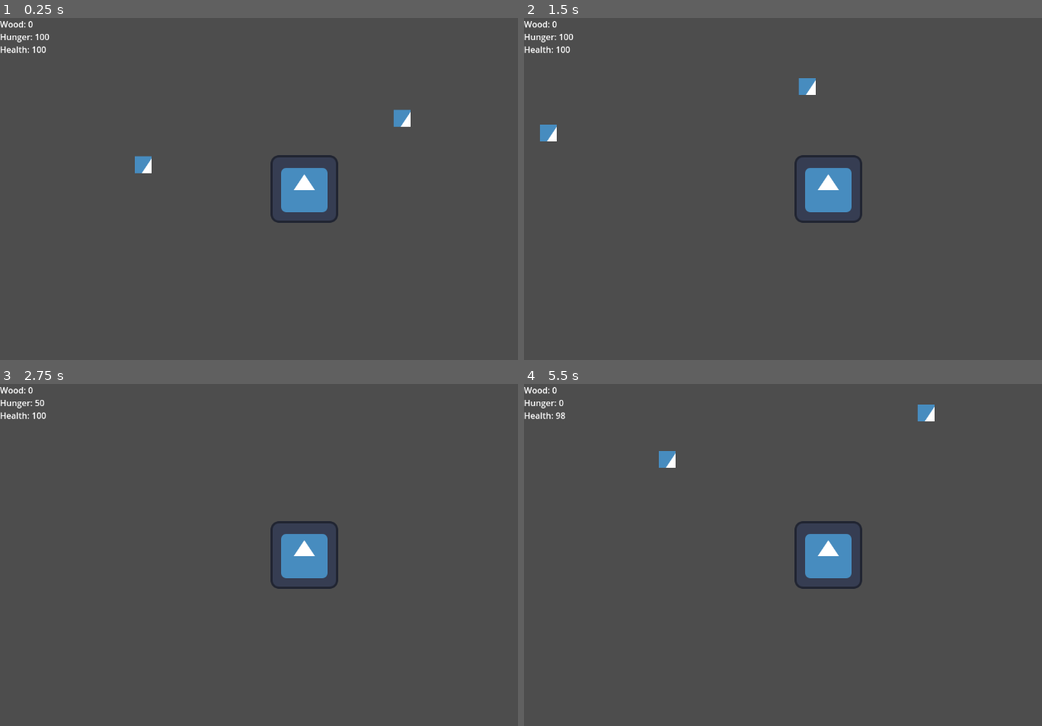
Above: before the commit, frames 1-4 (two rows, left to right).
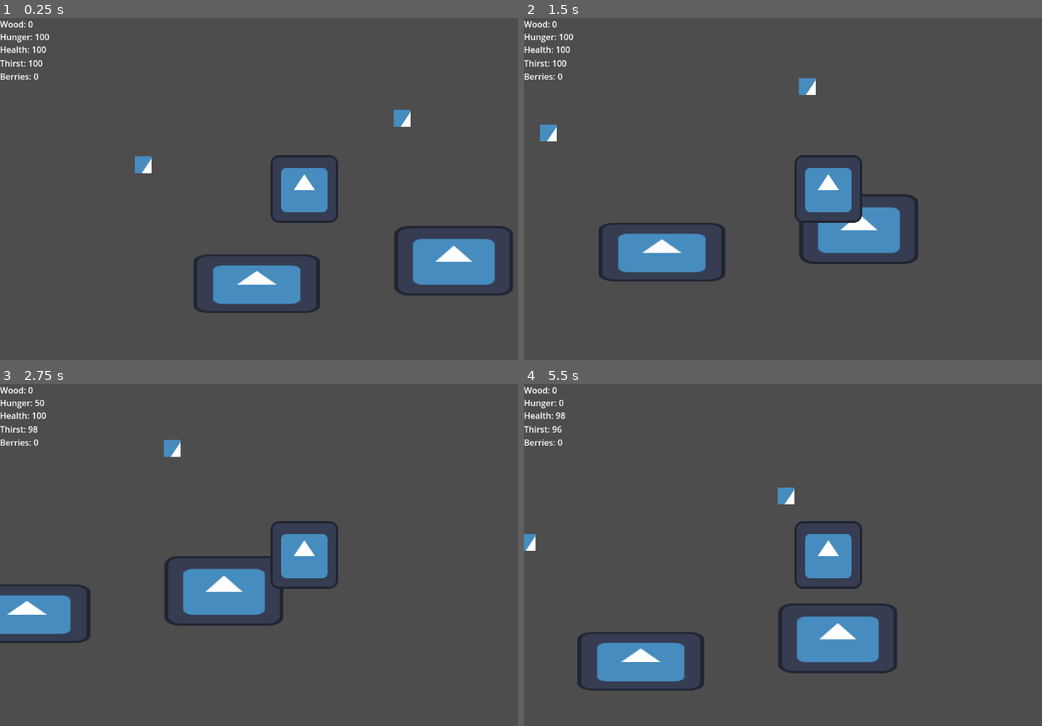
Above: after the commit, the same moments.

Repository: 7riciu/survival-game
Game: Godot game, scene res://scenes/game.tscn
Same seed, same stepped clock (60 frames per second), same inputs: the game is played once before the commit and once after it. The engine's default icon, where the game draws it, is replaced by a stand-in: a white triangle on a blue panel in a dark square.
Inputs (mouse positions are in pixels of both pictures, inside the frame that each line leads up to):
- Up to frame 1 (0.25 s): no input
- Up to frame 2 (1.5 s): tap Enter at 0.5 s; move the mouse to (964, 171) at 0.52 s; hold Right (right) 0.53-1.28 s; tap E (e, bound only after the commit) at 0.6 s; move the mouse to (705, 206) at 1.27 s; hold Down (down) from 1.28 s (still down); click (705, 206) at 1.35 s
- Up to frame 3 (2.75 s): tap E (e, bound only after the commit) at 1.55, 2.1 s; move the mouse to (362, 479) at 2.02 s; release Down (down) at 2.03 s; hold Right (right) from 2.03 s (still down)
- Up to frame 4 (5.5 s): move the mouse to (798, 623) at 2.77 s; release Right (right) at 2.78 s; hold Up (up) 2.78-3.53 s; tap Alt at 2.85 s; tap E (e, bound only after the commit) at 3.05, 3.8, 4.35, 5.3 s; move the mouse to (1010, 606) at 3.52 s; hold Left (left) 3.53-5.03 s; tap Shift at 3.6 s; move the mouse to (648, 503) at 4.27 s; move the mouse to (860, 555) at 5.02 s; hold Down (down) from 5.03 s (still down); click (860, 555) at 5.1 s

The runs differ from the first frame. In frame 1, 5.4% of the frame differs, in the area x 0-99%, y 12-87%; in frame 2, 4.9%; in frame 3, 4.9%; in frame 4, 5.9%, in the area x 0-80%, y 6-90%.

Commit message:
Created a bush with berries that you can collect but it doesnt work TT

Diff:
--- a/project.godot
+++ b/project.godot
@@ -50,6 +50,11 @@
 "events": [Object(InputEventMouseButton,"resource_local_to_scene":false,"resource_name":"","device":-1,"window_id":0,"a …(259 unchanged characters)…
 ]
 }
+e={
+"deadzone": 0.2,
+"events": [Object(InputEventKey,"resource_local_to_scene":false,"resource_name":"","device":-1,"window_id":0,"alt_pressed":false,"shift_pressed":false,"ctrl_pressed":false,"meta_pressed":false,"pressed":false,"keycode":0,"physical_keycode":69,"key_label":0,"unicode":101,"location":0,"echo":false,"script":null)
+]
+}
 
 [rendering]
 
--- /dev/null
+++ b/scenes/bush.tscn
@@ -0,0 +1,45 @@
+[gd_scene load_steps=8 format=3 uid="uid://ckwvuyrgnghru"]
+
+[ext_resource type="Texture2D" uid="uid://cqnp1wptgmldb" path="res://icon.svg" id="1_lad4k"]
+[ext_resource type="Script" uid="uid://cgpbwajtkfffx" path="res://scripts/bush.gd" id="1_tu87o"]
+[ext_resource type="Script" uid="uid://pbjd0lpeq606" path="res://scripts/bush_area.gd" id="2_ehqem"]
+
+[sub_resource type="AtlasTexture" id="AtlasTexture_ehqem"]
+atlas = ExtResource("1_lad4k")
+region = Rect2(0, 0, 128, 128)
+
+[sub_resource type="SpriteFrames" id="SpriteFrames_tu87o"]
+animations = [{
+"frames": [{
+"duration": 1.0,
+"texture": SubResource("AtlasTexture_ehqem")
+}],
+"loop": true,
+"name": &"default",
+"speed": 5.0
+}]
+
+[sub_resource type="RectangleShape2D" id="RectangleShape2D_6ftm5"]
+size = Vector2(224, 69.5)
+
+[sub_resource type="RectangleShape2D" id="RectangleShape2D_jpk7d"]
+size = Vector2(369, 224)
+
+[node name="bush" type="CharacterBody2D" groups=["bush"]]
+script = ExtResource("1_tu87o")
+
+[node name="AnimatedSprite2D" type="AnimatedSprite2D" parent="."]
+position = Vector2(2.2737368e-13, -2.3841858e-07)
+scale = Vector2(1.7578125, 1.03125)
+sprite_frames = SubResource("SpriteFrames_tu87o")
+
+[node name="CollisionShape2D" type="CollisionShape2D" parent="."]
+position = Vector2(0, 31)
+shape = SubResource("RectangleShape2D_6ftm5")
+
+[node name="Area2D" type="Area2D" parent="." groups=["bush_area"]]
+script = ExtResource("2_ehqem")
+
+[node name="CollisionShape2D" type="CollisionShape2D" parent="Area2D"]
+position = Vector2(0, 7)
+shape = SubResource("RectangleShape2D_jpk7d")
--- a/scenes/game.tscn
+++ b/scenes/game.tscn
@@ -1,18 +1,15 @@
-[gd_scene load_steps=4 format=3 uid="uid://b4esk8eblrhvn"]
+[gd_scene load_steps=6 format=3 uid="uid://b4esk8eblrhvn"]
 
 [ext_resource type="PackedScene" uid="uid://q2x0ajymmhdw" path="res://scenes/player.tscn" id="1_uwrxv"]
+[ext_resource type="PackedScene" uid="uid://depikt0b02qx" path="res://scenes/lake.tscn" id="2_lbhrr"]
 [ext_resource type="PackedScene" uid="uid://c6pkfx3ea4e0d" path="res://scenes/tree.tscn" id="2_yqjtg"]
 [ext_resource type="PackedScene" uid="uid://ddckudl6jhlc2" path="res://scenes/ui.tscn" id="3_lnu2h"]
+[ext_resource type="PackedScene" uid="uid://ckwvuyrgnghru" path="res://scenes/bush.tscn" id="5_iywne"]
 
 [node name="game" type="Node2D"]
 
 [node name="TileMap" type="TileMap" parent="."]
 format = 2
-
-[node name="player" parent="." instance=ExtResource("1_uwrxv")]
-position = Vector2(552, 323)
-
-[node name="Camera2D" type="Camera2D" parent="player"]
 
 [node name="tree" parent="." instance=ExtResource("2_yqjtg")]
 position = Vector2(737, 189)
@@ -21,3 +18,14 @@
 
 [node name="tree2" parent="." instance=ExtResource("2_yqjtg")]
 position = Vector2(247, 277)
+
+[node name="lake" parent="." instance=ExtResource("2_lbhrr")]
+position = Vector2(358, 463)
+
+[node name="bush" parent="." instance=ExtResource("5_iywne")]
+position = Vector2(835, 459)
+
+[node name="player" parent="." instance=ExtResource("1_uwrxv")]
+position = Vector2(552, 323)
+
+[node name="Camera2D" type="Camera2D" parent="player"]
--- /dev/null
+++ b/scenes/lake.tscn
@@ -0,0 +1,19 @@
+[gd_scene load_steps=4 format=3 uid="uid://depikt0b02qx"]
+
+[ext_resource type="Texture2D" uid="uid://cqnp1wptgmldb" path="res://icon.svg" id="1_31850"]
+[ext_resource type="Script" uid="uid://b8cpukkv4611e" path="res://scripts/lake.gd" id="1_fkw7t"]
+
+[sub_resource type="RectangleShape2D" id="RectangleShape2D_14mne"]
+size = Vector2(240, 111)
+
+[node name="lake" type="Area2D" groups=["lake_area"]]
+script = ExtResource("1_fkw7t")
+
+[node name="Sprite2D" type="Sprite2D" parent="."]
+position = Vector2(104, 39.5)
+scale = Vector2(1.875, 0.8671875)
+texture = ExtResource("1_31850")
+
+[node name="CollisionShape2D" type="CollisionShape2D" parent="."]
+position = Vector2(104, 39.5)
+shape = SubResource("RectangleShape2D_14mne")
--- a/scenes/ui.tscn
+++ b/scenes/ui.tscn
@@ -1,8 +1,10 @@
-[gd_scene load_steps=4 format=3 uid="uid://ddckudl6jhlc2"]
+[gd_scene load_steps=6 format=3 uid="uid://ddckudl6jhlc2"]
 
 [ext_resource type="Script" uid="uid://dbyc4oejeqqjk" path="res://scripts/wood_ui.gd" id="1_nt7q6"]
 [ext_resource type="Script" uid="uid://gwybqpokg854" path="res://scripts/health_ui.gd" id="2_x4jx1"]
 [ext_resource type="Script" uid="uid://d3degbt5mne77" path="res://scripts/hunger_ui.gd" id="3_yev5y"]
+[ext_resource type="Script" uid="uid://bu4p6m0k68h5m" path="res://scripts/thirst_ui.gd" id="4_gdt2y"]
+[ext_resource type="Script" uid="uid://x4oy4ro6bvqx" path="res://scripts/berries_ui.gd" id="5_wm3ai"]
 
 [node name="UI" type="CanvasLayer"]
 
@@ -28,3 +30,17 @@
 offset_bottom = 47.0
 text = "Hunger: 100"
 script = ExtResource("3_yev5y")
+
+[node name="thirst" type="Label" parent="." groups=["thirst_ui"]]
+offset_top = 74.0
+offset_right = 96.0
+offset_bottom = 97.0
+text = "Thirst: 100"
+script = ExtResource("4_gdt2y")
+
+[node name="berry" type="Label" parent="." groups=["berry_ui"]]
+offset_top = 99.0
+offset_right = 94.0
+offset_bottom = 122.0
+text = "Berries: 0"
+script = ExtResource("5_wm3ai")
--- /dev/null
+++ b/scripts/berries_ui.gd
@@ -0,0 +1,11 @@
+extends Label
+
+var berry = 0
+
+func berry_collect():
+	berry += 2
+	self.text = "Berries: " + str(berry)
+
+func berry_eat():
+	berry -= 1
+	self.text = "Berries: " + str(berry)
--- /dev/null
+++ b/scripts/bush.gd
@@ -0,0 +1,16 @@
+extends CharacterBody2D
+
+@onready var player = get_tree().get_first_node_in_group("player")
+@onready var bush_area = $Area2D
+
+var berry_on_bush = 20
+var has_berry = true
+
+func _process(_delta: float) -> void:
+	if berry_on_bush < 1:
+		has_berry = false
+
+func berry_collect():
+	if has_berry:
+		berry_on_bush -= 2
+		player.berry_eat()
--- /dev/null
+++ b/scripts/bush_area.gd
@@ -0,0 +1,15 @@
+extends Area2D
+
+var can_collect_berry = false
+
+func _ready() -> void:
+	self.body_entered.connect(on_body_entered)
+	self.body_exited.connect(on_body_exited)
+
+func on_body_entered(body):
+	if body.is_in_group("player"):
+		can_collect_berry = true
+
+func on_body_exited(body):
+	if body.is_in_group("player"):
+		can_collect_berry = false
--- /dev/null
+++ b/scripts/lake.gd
@@ -0,0 +1,15 @@
+extends Area2D
+
+var can_drink = false
+
+func _ready() -> void:
+	self.body_entered.connect(on_body_entered)
+	self.body_exited.connect(on_body_exited)
+
+func on_body_entered(body):
+	if body.is_in_group("player"):
+		can_drink = true
+
+func on_body_exited(body):
+	if body.is_in_group("player"):
+		can_drink = false
--- a/scripts/player.gd
+++ b/scripts/player.gd
@@ -1,15 +1,21 @@
 extends CharacterBody2D
 
 @onready var tree = get_tree().get_nodes_in_group("tree")
+@onready var bush_area = get_tree().get_nodes_in_group("bush_area")
+@onready var bush = get_tree().get_nodes_in_group("bush")
 @onready var health_ui = get_tree().get_first_node_in_group("health_ui")
 @onready var hunger_ui = get_tree().get_first_node_in_group("hunger_ui")
+@onready var thirst_ui = get_tree().get_first_node_in_group("thirst_ui")
+@onready var berry_ui = get_tree().get_first_node_in_group("berry_ui")
+@onready var lake = get_tree().get_first_node_in_group("lake_area")
 
-@onready var player_thirst = 100
 var speed = 300.0
 
 func _ready() -> void:
 	hunger_decrese()
-	hungry_health_decrease()
+	thirst_decrease()
+	thirst_increase_by_lake()
+	health_decrease_by_needs()
 
 func _physics_process(_delta: float) -> void:
 
@@ -25,9 +31,25 @@
 	while hunger_ui.hunger > 0:
 		await get_tree().create_timer(2).timeout
 		hunger_ui.hunger_decrease_by_time()
-	hungry_health_decrease()
+	health_decrease_by_needs()
 
-func hungry_health_decrease():
-	while hunger_ui.hunger <= 0 and health_ui.health >= 20:
+func thirst_decrease():
+	while thirst_ui.thirst > 0 and not lake.can_drink:
+		await get_tree().create_timer(2).timeout
+		thirst_ui.thirst_decrease_by_time()
+	health_decrease_by_needs()
+
+func thirst_increase_by_lake():
+	while thirst_ui.thirst < 100 and lake.can_drink:
+		await get_tree().create_timer(2).timeout
+		thirst_ui.thirst_increase_by_lake()
+
+func health_decrease_by_needs():
+	while hunger_ui.hunger <= 0 and health_ui.health >= 20 or thirst_ui.thirst <= 0 and health_ui.health >= 20:
 		await get_tree().create_timer(1).timeout
 		health_ui.health_decrese_by_hunger()
+
+func berry_collect():
+	if Input.is_action_just_pressed("e") and bush_area.can_collect_berry and bush.has_berry:
+		berry_ui.berry_collect()
+		bush.berry_collect()
--- /dev/null
+++ b/scripts/thirst_ui.gd
@@ -0,0 +1,11 @@
+extends Label
+
+var thirst = 100
+
+func thirst_decrease_by_time():
+	thirst -= 2
+	self.text = "Thirst: " + str(thirst)
+
+func thirst_increase_by_lake():
+	thirst += 10
+	self.text = "Thirst: " + str(thirst)
Not shown, added: scripts/berries_ui.gd.uid
Not shown, added: scripts/bush.gd.uid
Not shown, added: scripts/bush_area.gd.uid
Not shown, added: scripts/lake.gd.uid
Not shown, added: scripts/thirst_ui.gd.uid
